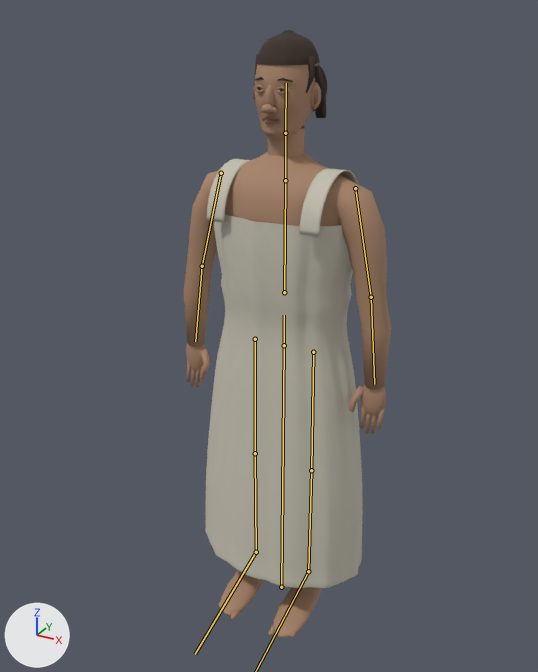
One commit to the glTF model public/models/egypt-householder.glb: the scene before it, then after it.
The view is the same before and after, from a 50 mm camera at (0.858, -1.645, 1.684) aimed at (0.002, -0.089, 0.907). The axes (+X, +Y, +Z) are drawn at lower left. The lights are the same throughout. The first picture is the older version. The bones that change, and the others that lie on the model, are drawn over the model as lines.

Objects in the first picture: 'egypt-householder-chosen-long-linen-surface', 'hair-surface.025', 'iris-surface.026', 'lip-surface.026', 'skin-surface.026'.
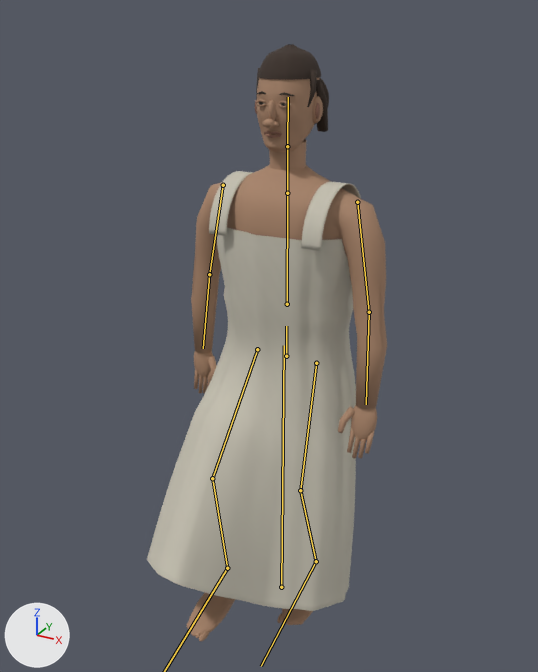
The newer file adds an action. The first version stands in its rest pose; the second is drawn at frame 8 of the action 'StartWalk'.

Boxes (x1, y1, x2, y2) around the edits, measured in the pictures (538 x 672 px):
'egypt-householder-chosen-long-linen-surface', posed (35% wider): before (205, 159, 363, 588); after (147, 171, 361, 611)
'skin-surface.026', posed: before (184, 63, 391, 637); after (186, 78, 387, 642)
'hair-surface.025', posed: before (255, 30, 327, 118); after (256, 44, 329, 132)
'lip-surface.026', posed: before (253, 86, 318, 124); after (255, 100, 320, 138)
bone 'hips', root to tip: before (284, 345) to (284, 315); after (286, 356) to (286, 326)
bone 'spine', root to tip: before (284, 292) to (285, 180); after (287, 304) to (287, 193)
bone 'armL', root to tip: before (221, 173) to (202, 266); after (223, 185) to (209, 274)
bone 'forearmL', root to tip: before (202, 266) to (195, 341); after (209, 274) to (203, 348)
bone 'armR', root to tip: before (355, 188) to (371, 297); after (357, 202) to (369, 312)
bone 'forearmR', root to tip: before (371, 297) to (374, 384); after (369, 312) to (366, 404)
bone 'thighL', root to tip: before (255, 339) to (255, 453); after (257, 349) to (212, 478)
bone 'shinL', root to tip: before (255, 453) to (256, 552); after (212, 478) to (227, 568)
bone 'thighR', root to tip: before (313, 352) to (311, 470); after (316, 363) to (300, 490)
bone 'shinR', root to tip: before (311, 470) to (308, 571); after (300, 490) to (316, 561)

What the commit changed:
Bone 'hips' (bone_hips) moves from (0.0, 0.0, 0.0) to (0.008, -0.03, 0.0).
Bone 'spine' (bone_spine) turns from (0, 0, 0) to (0, -1, 0) degrees about its own x, y and z.
Bone 'armL' (bone_arml) turns from (0, 0, 0) to (5, -1, -1) degrees about its own x, y and z.
Bone 'forearmL' (bone_forearml) turns from (0, 0, 0) to (-5, 1, 1) degrees about its own x, y and z.
Bone 'armR' (bone_armr) turns from (0, 0, 0) to (-6, -2, -1) degrees about its own x, y and z.
Bone 'forearmR' (bone_forearmr) turns from (0, 0, 0) to (-5, -1, -1) degrees about its own x, y and z.
Bone 'thighL' (bone_thighl) turns from (0, 0, 0) to (-40, 1, 1) degrees about its own x, y and z.
Bone 'shinL' (bone_shinl) turns from (0, 0, 0) to (51, 0, 0) degrees about its own x, y and z.
Bone 'footL' (bone_footl) turns from (0, 0, 0) to (-10, 1, 0) degrees about its own x, y and z.
Bone 'thighR' (bone_thighr) turns from (0, 0, 0) to (-12, 0, 1) degrees about its own x, y and z.
Bone 'shinR' (bone_shinr) turns from (0, 0, 0) to (32, 0, 0) degrees about its own x, y and z.
Bone 'footR' (bone_footr) turns from (0, 0, 0) to (-20, 0, 0) degrees about its own x, y and z.
